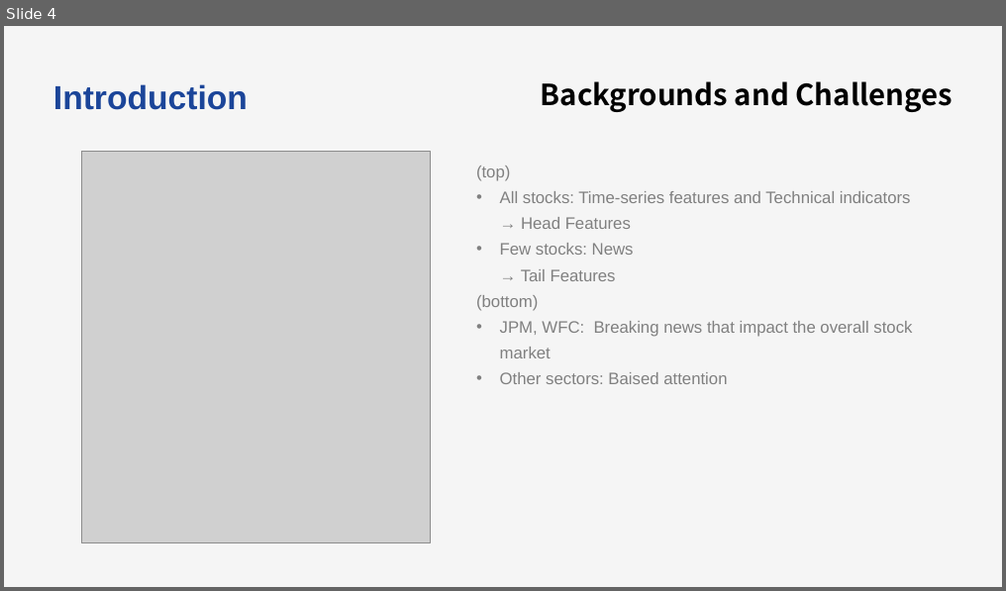
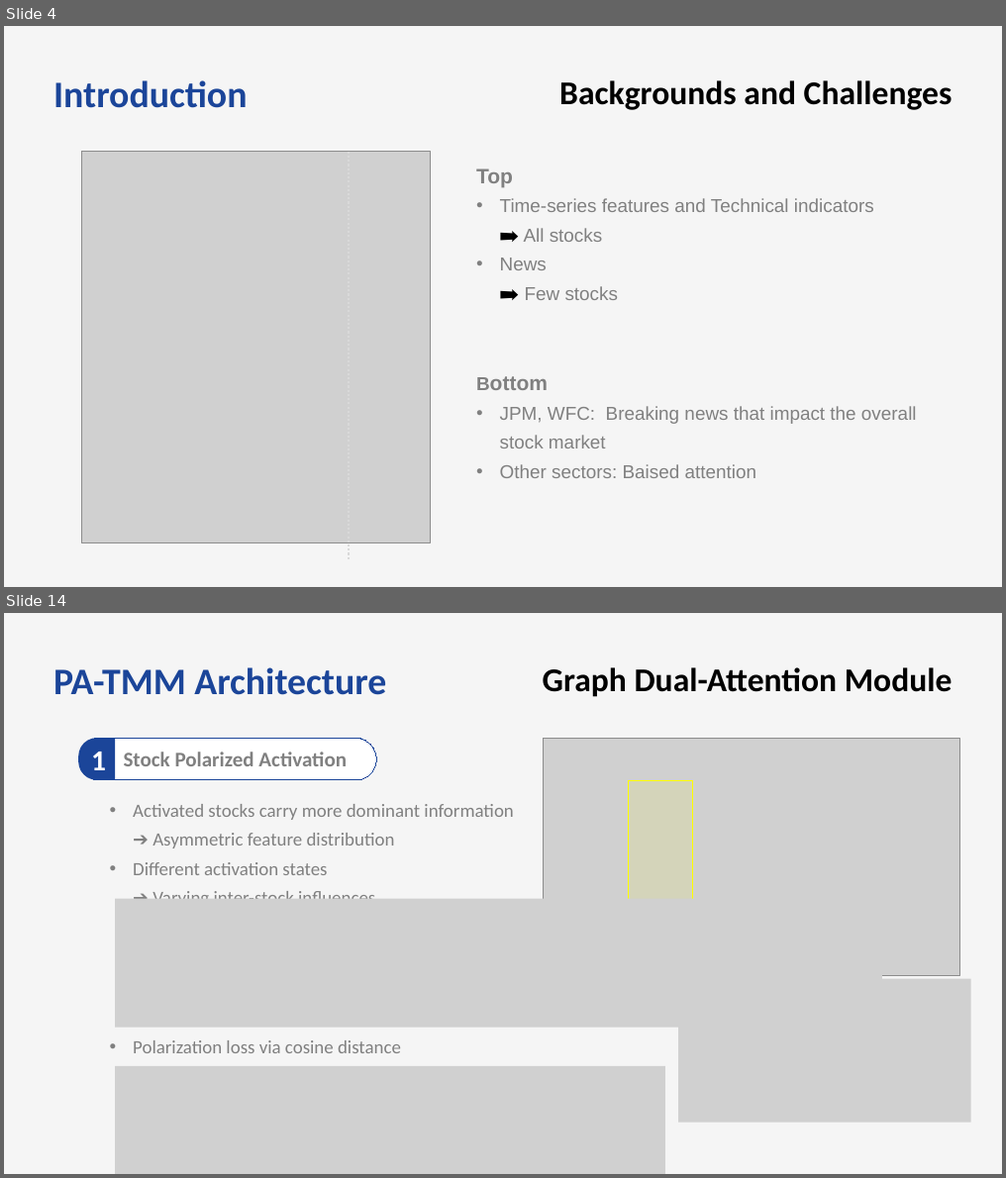
Before and after one commit to bts1991/study, a slide deck: 논문 Review/Others/paper_review.pptx. Shown one above the other, each under a label of ours: slide 4 before the commit, slides 4 and 14 after it; the slides between them are not shown. The pictures are 1006x591 and 1006x1178 pixels, drawn with LibreOffice and Linux fonts; fonts in the diff are those of the drawing; grey boxes stand for pictures. Boxes give left, top, right and bottom in pixels: in the first picture for what was removed or moved away, otherwise in the second. Text is boxed around its words. In the diff, an @@ line names an element or a change of style, - is before the commit and + after.

```diff
--- a/논문 Review/Others/paper_review.pptx
+++ b/논문 Review/Others/paper_review.pptx
@@ slide 14 added at bbox=[4, 613, 1002, 1174], background #F5F5F5 @@
@@ text added at bbox=[54, 667, 386, 695], 36 pt, text #1B4599, bold @@
+PA-TMM Architecture
@@ text added at bbox=[543, 667, 952, 697], 32 pt, text #000000, bold @@
+Graph Dual-Attention Module
@@ round same rect added at bbox=[78, 739, 115, 780], fill #1B4599, 28 pt, text #FFFFFF, bold @@
+1
@@ rounded rectangle added at bbox=[79, 738, 377, 780], fill #FFFFFF, outline #1B4599 0.75 pt, 20 pt, text #808080, bold @@
+Stock Polarized Activation
@@ picture added at bbox=[543, 739, 960, 976] @@
@@ rectangle added at bbox=[628, 780, 692, 976], fill #FFFF00 at 10% opacity, outline #FFFF00 0.75 pt @@
@@ text added at bbox=[133, 804, 513, 899], 18 pt, text #808080 @@
+  • Activated stocks carry more dominant information
+    ➔ Asymmetric feature distribution
+  • Different activation states
+    ➔ Varying inter-stock influences
+    ➔ Separate embedding
@@ picture added at bbox=[115, 899, 881, 1028] @@
@@ picture added at bbox=[678, 979, 971, 1123] @@
@@ text added at bbox=[133, 1041, 401, 1054], 18 pt, text #808080 @@
+  • Polarization loss via cosine distance
+    “Opposing → separated”, “Similar → closer”
@@ picture added at bbox=[115, 1066, 665, 1174] @@
@@ slide 4 changed as well @@
@@ text "Introduction" at bbox=[54, 80, 247, 108]: size 32 to 36 pt, font Arial to Calibri @@
@@ text "Backgrounds and Challenges": place and size @@
-text "Backgrounds and Challenges" at bbox=[541, 81, 952, 112]
+text "Backgrounds and Challenges" at bbox=[559, 80, 952, 110]
@@ text "Backgrounds and Challenges" at bbox=[559, 80, 952, 110]: size 28 to 32 pt, font Noto Sans CJK KR to Calibri @@
@@ line added from (349, 152) to (349, 562), #D9D9D9 2 pt dashed @@
@@ text at bbox=[476, 169, 874, 300]: text changed; size 16 to 18 pt @@
-  (top)
-  • All stocks: Time-series features and Technical indicators
-    → Head Features
-  • Few stocks: News
-    → Tail Features
-  (bottom)
+  Top
+  • Time-series features and Technical indicators
+    ➡️ All stocks
+  • News
+    ➡️ Few stocks
+  Bottom
@@ text at bbox=[500, 406, 917, 478]: size 16 to 18 pt in "JPM, WFC: Breaking news that impact the ...", "Other sectors: Baised attention" @@
```
Also in this commit, not shown: 3 other slides changed, 9 other slides added, 1 slide removed, 1 other file.
